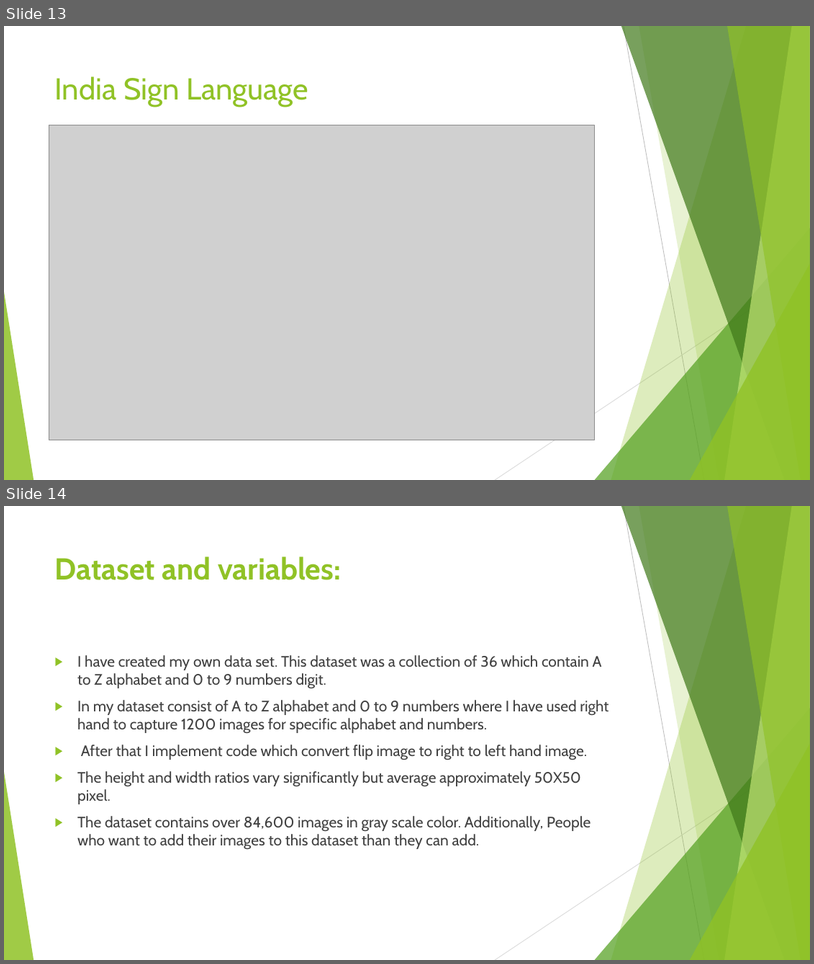
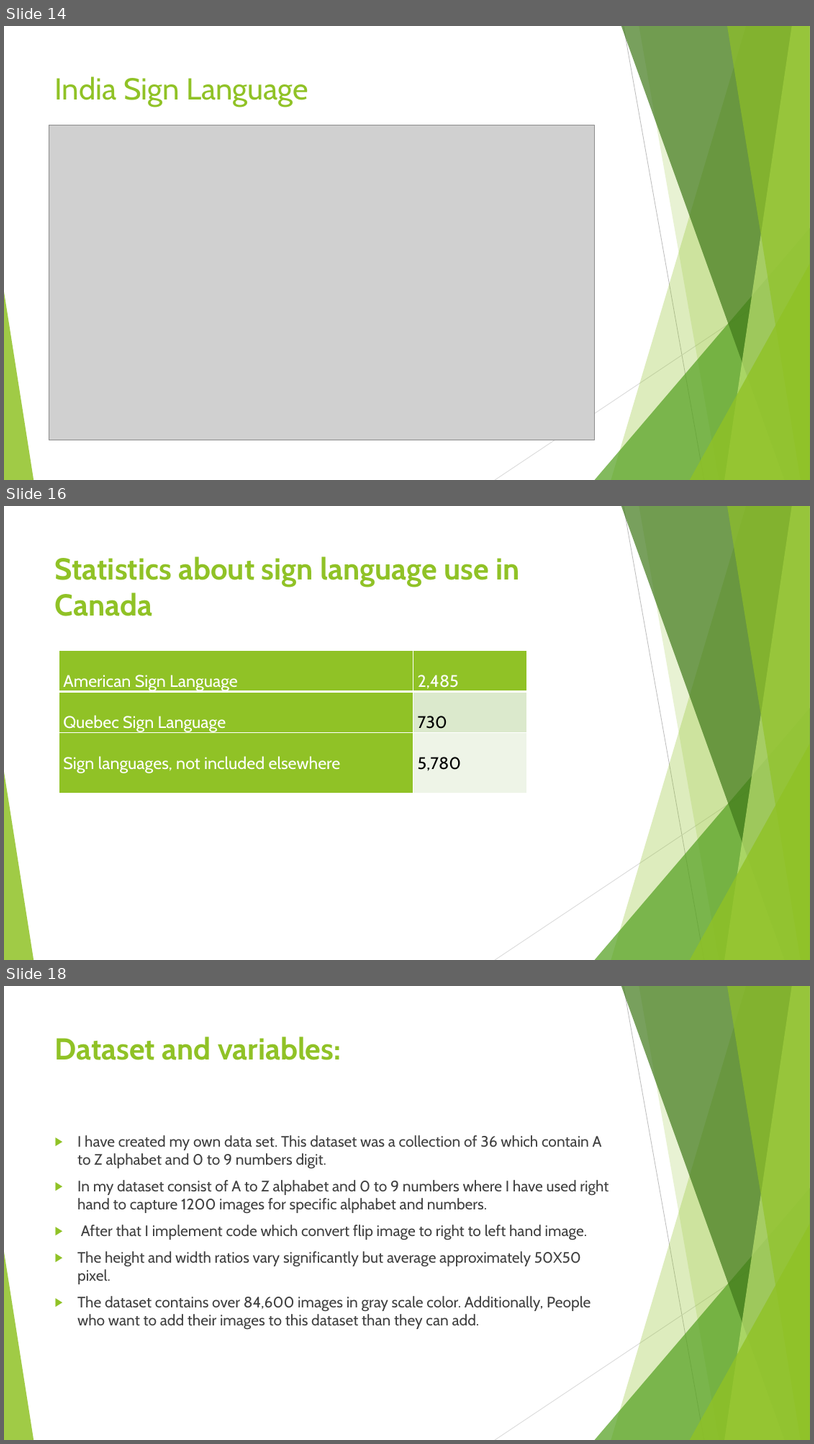
Before and after one commit to sandipgoswami/Mythesis, a slide deck: Sign language/Final/Thesis PPT 0362577-2.pptx. Shown one above the other, each under a label of ours: slides 13 and 14 before the commit, slides 14, 16 and 18 after it; the slides between them are not shown. The pictures are 814x964 and 814x1444 pixels, drawn with LibreOffice and Linux fonts; fonts in the diff are those of the drawing; grey boxes stand for pictures. Boxes give left, top, right and bottom in pixels: in the first picture for what was removed or moved away, otherwise in the second. Text is boxed around its words. In the diff, an @@ line names an element or a change of style, - is before the commit and + after.

```diff
--- a/Sign language/Final/Thesis PPT 0362577-2.pptx
+++ b/Sign language/Final/Thesis PPT 0362577-2.pptx
@@ slide 16 added at [4,506,810,960], background #FFFFFF; not listed: 10 template elements that a slide beside it also shows @@
@@ title added at [55,556,520,616], 36 pt, text #90C226, bold @@
+Statistics about sign language use in Canada
@@ table added at [59,651,527,780], 3 rows, 2 columns @@
+American Sign Language | 2,485
+Quebec Sign Language | 730
+Sign languages, not included elsewhere | 5,780
@@ what was slide 13 is now slide 14 @@
@@ what was slide 14 is now slide 18 @@
```
Also in this commit, not shown: 3 slides changed, 3 other slides added, 3 other files.
